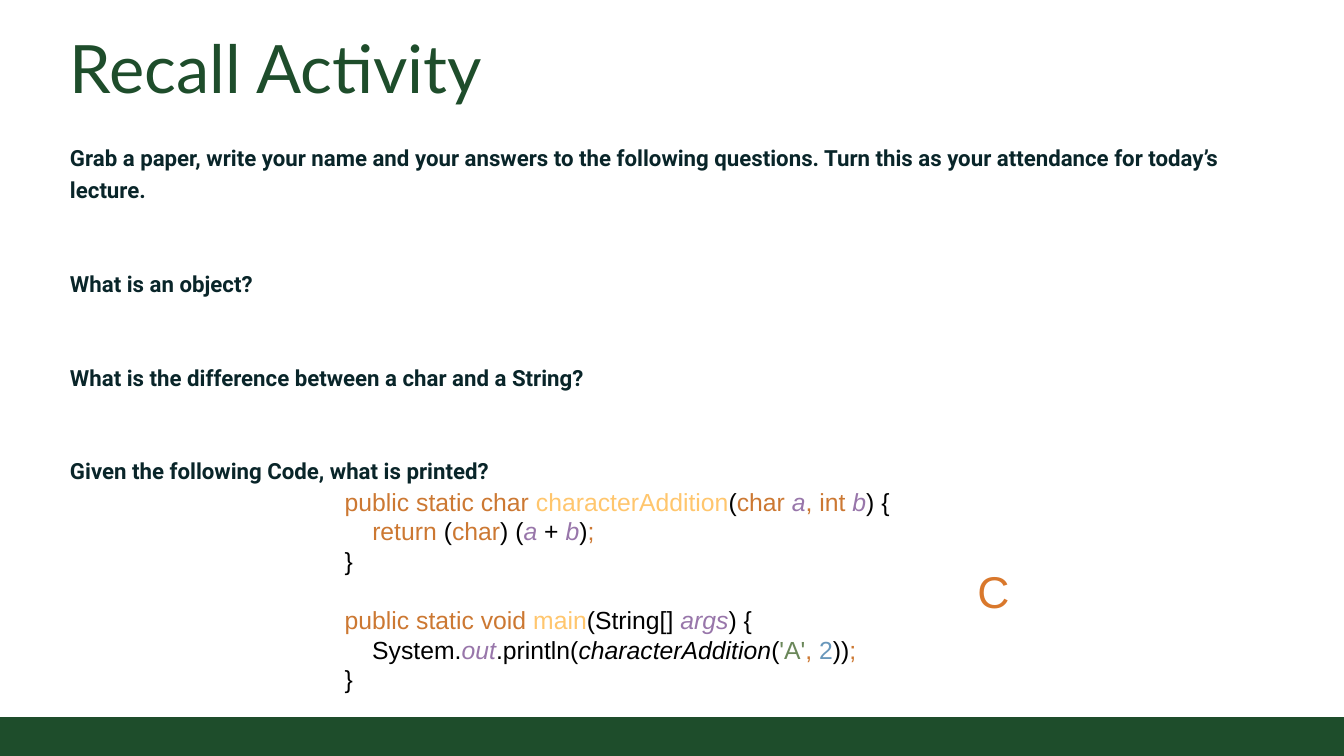
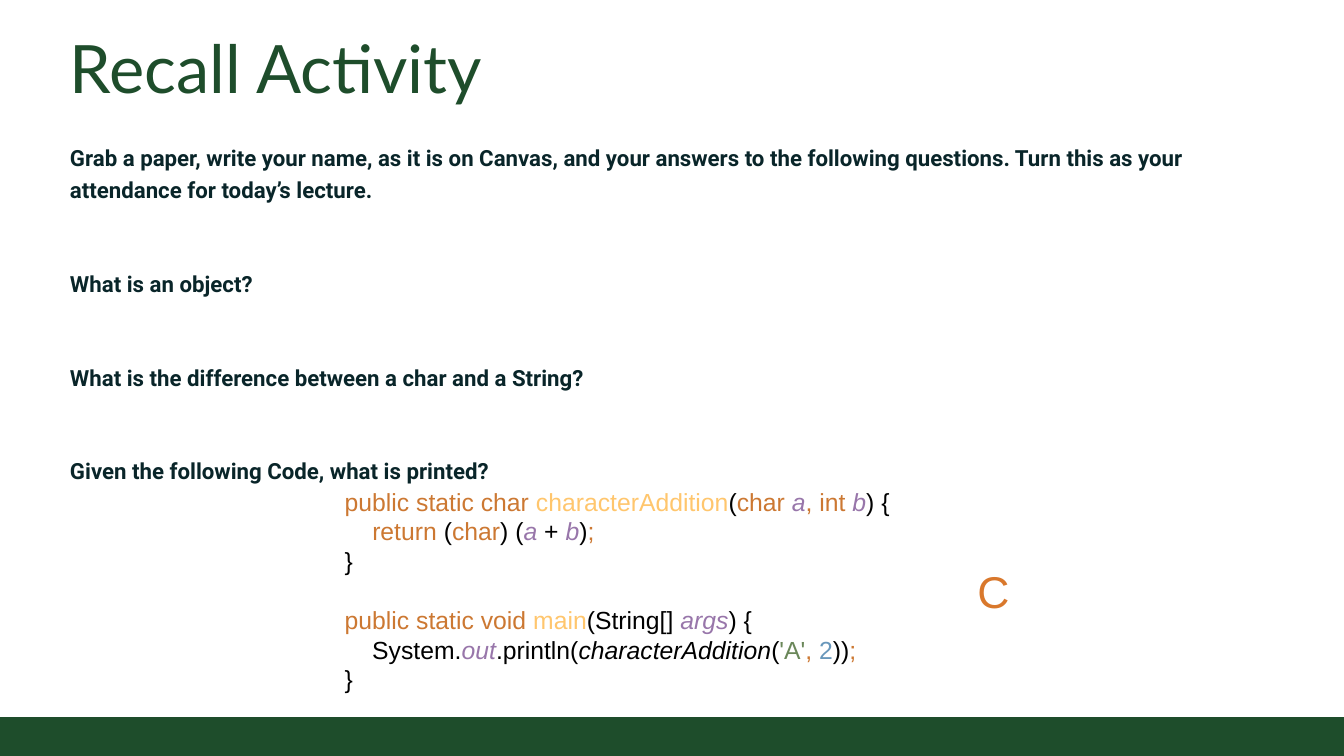
Before and after one commit to CSU-CompSci-CS163-4/Handouts, a slide deck: slide 3 of slides/On-Campus/02_03_CharactersAndStrings.pptx. Drawn at 1344x756 pixels with LibreOffice and Linux fonts; fonts in the diff are those of the drawing; background and template pictures are left out. Boxes give left, top, right and bottom in pixels: in the first picture for what was removed or moved away, otherwise in the second. Text is boxed around its words. In the diff, an @@ line names an element or a change of style, - is before the commit and + after.

```diff
--- a/slides/On-Campus/02_03_CharactersAndStrings.pptx
+++ b/slides/On-Campus/02_03_CharactersAndStrings.pptx
@@ text at (x1=70, y1=149, x2=1182, y2=203): text changed @@
-Grab a paper, write your name and your answers to the following questions. Turn this as your attendance for today’s lecture.
+Grab a paper, write your name, as it is on Canvas, and your answers to the following questions. Turn this as your attendance for today’s lecture.
```
Also in this commit, not shown: 9 other slides changed, 5 slides added.
